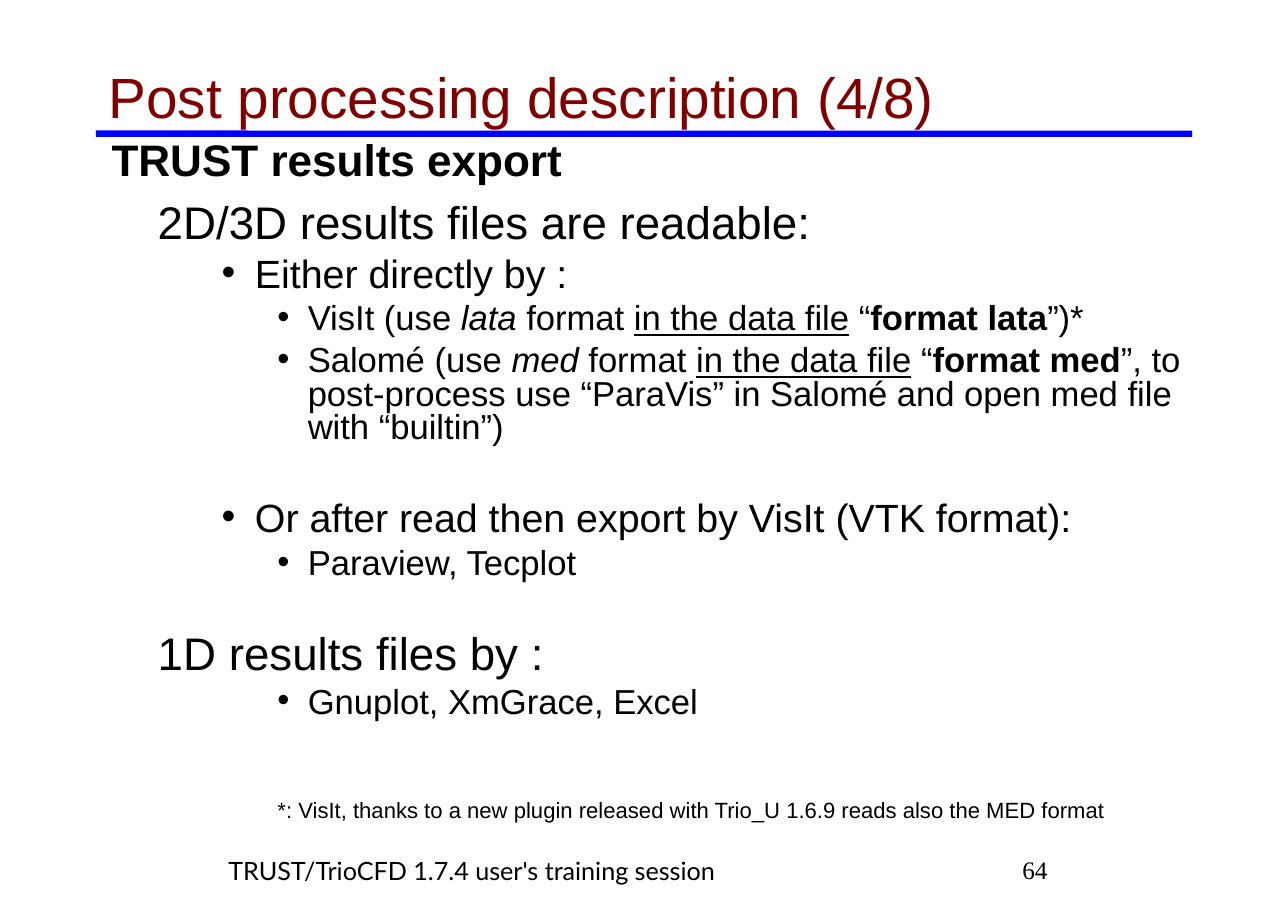
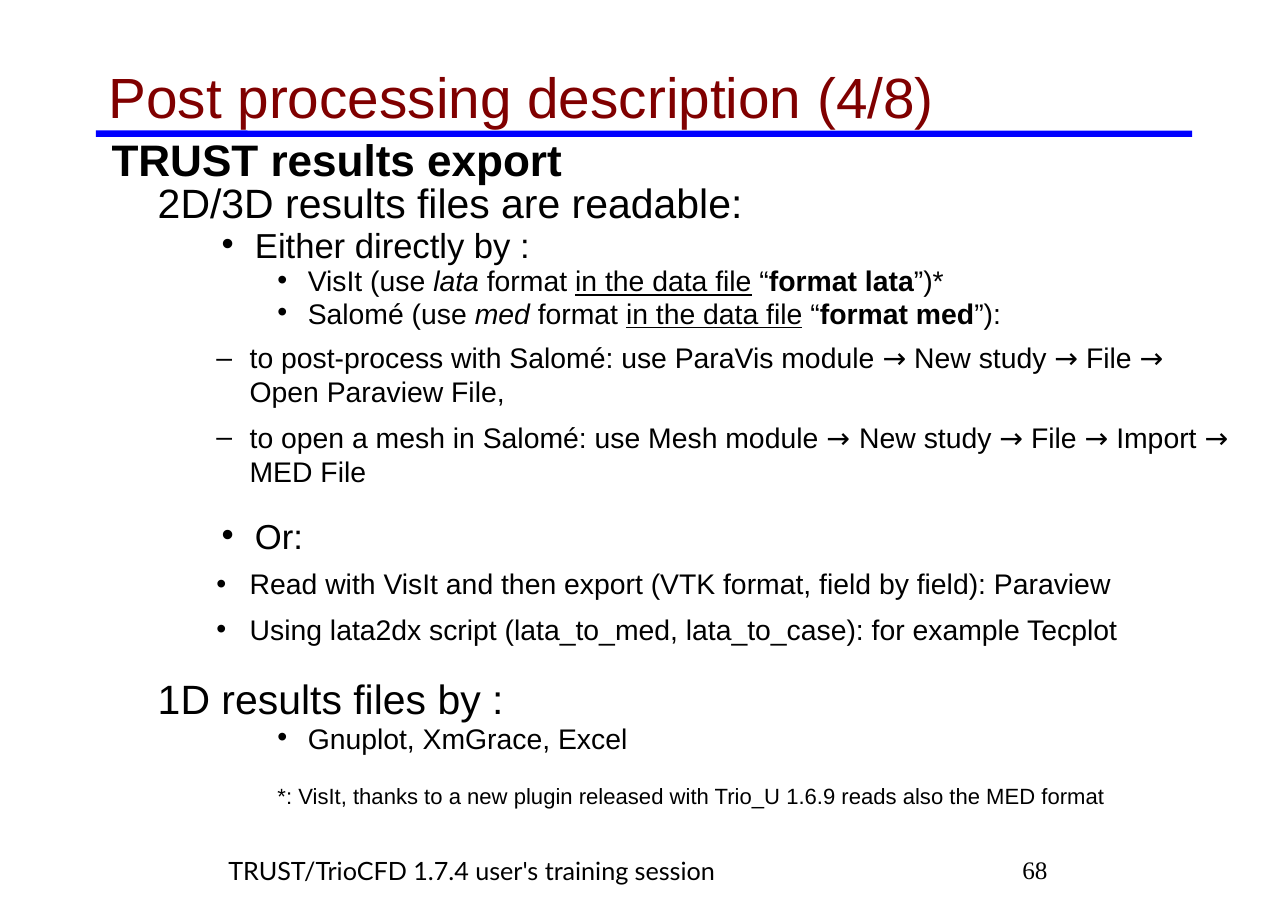
Before and after one commit to cea-trust-platform/trust-code, a slide deck: slide 68 of doc/TRUST/TRUST_and_TrioCFD_presentation.odp (slide 64 before the commit). Drawn at 1288x910 pixels with LibreOffice and Linux fonts; fonts in the diff are those of the drawing; background and template pictures are left out. Boxes give left, top, right and bottom in pixels: in the first picture for what was removed or moved away, otherwise in the second. Text is boxed around its words. In the diff, an @@ line names an element or a change of style, - is before the commit and + after.

```diff
--- a/doc/TRUST/TRUST_and_TrioCFD_presentation.odp
+++ b/doc/TRUST/TRUST_and_TrioCFD_presentation.odp
@@ text "2D/3D results files are readable:": place and size @@
-text "2D/3D results files are readable:" at [158, 206, 1181, 823]
+text "2D/3D results files are readable:" at [158, 188, 1196, 809]
@@ text at [158, 188, 1104, 809]: size 29 to 26 pt in "2D/3D results files are readable:", "1D results files by :"; size 25 to 22 pt in "Either directly by :"; size 22 to 18 pt in "VisIt (use lata format in the data ...", "Gnuplot, XmGrace, Excel"; line spacing 0.8 to 0.7 @@
@@ text at [250, 303, 1196, 646]: text changed; size 22 to 18 pt @@
-    • Salomé (use med format in the data file “format med”, to post-process use “ParaVis” in Salomé and open med file with “builtin”)
-  • Or after read then export by VisIt (VTK format):
-    • Paraview, Tecplot
+    • Salomé (use med format in the data file “format med”):
+  – to post-process with Salomé: use ParaVis module → New study → File → Open Paraview File,
+  – to open a mesh in Salomé: use Mesh module → New study → File → Import → MED File
+  • Or:
+  • Read with VisIt and then export (VTK format, field by field): Paraview
+  • Using lata2dx script (lata_to_med, lata_to_case): for example Tecplot
@@ page number at [1022, 862, 1047, 880]: text changed @@
-64
+68
```
Also in this commit, not shown: 112 other slides changed, 23 slides added, 3 slides removed, 4 other files.
